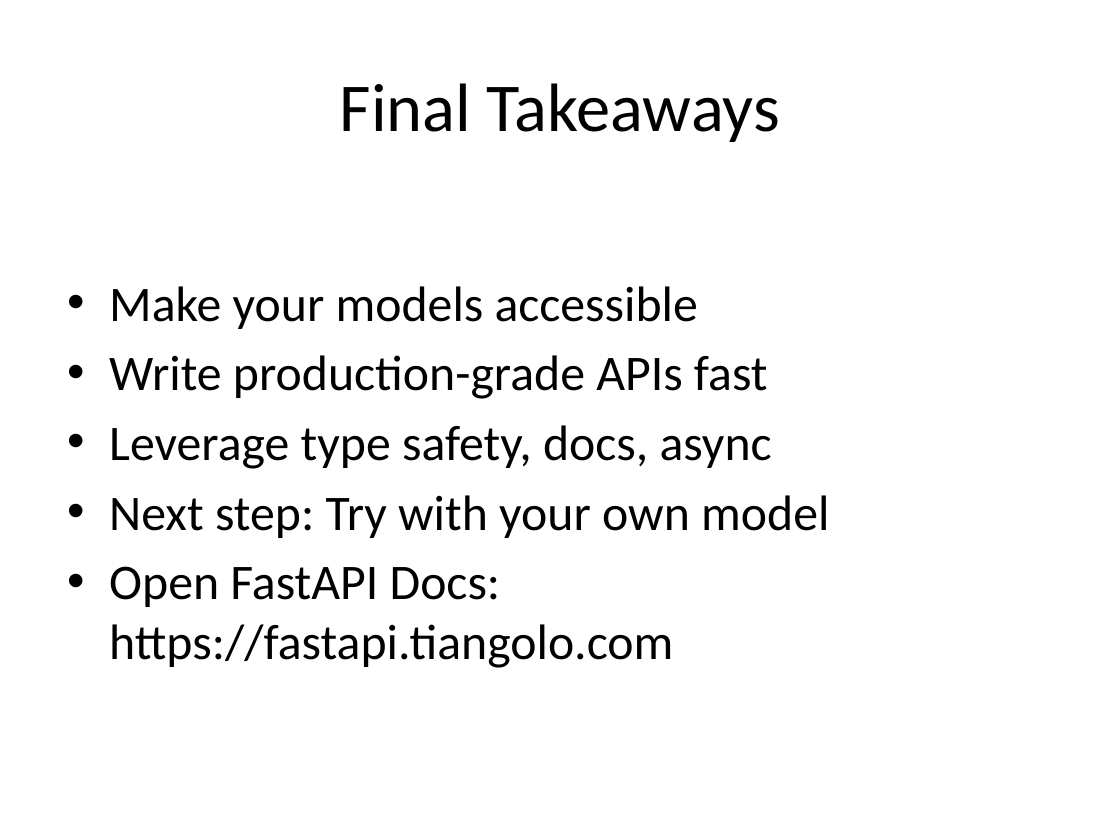
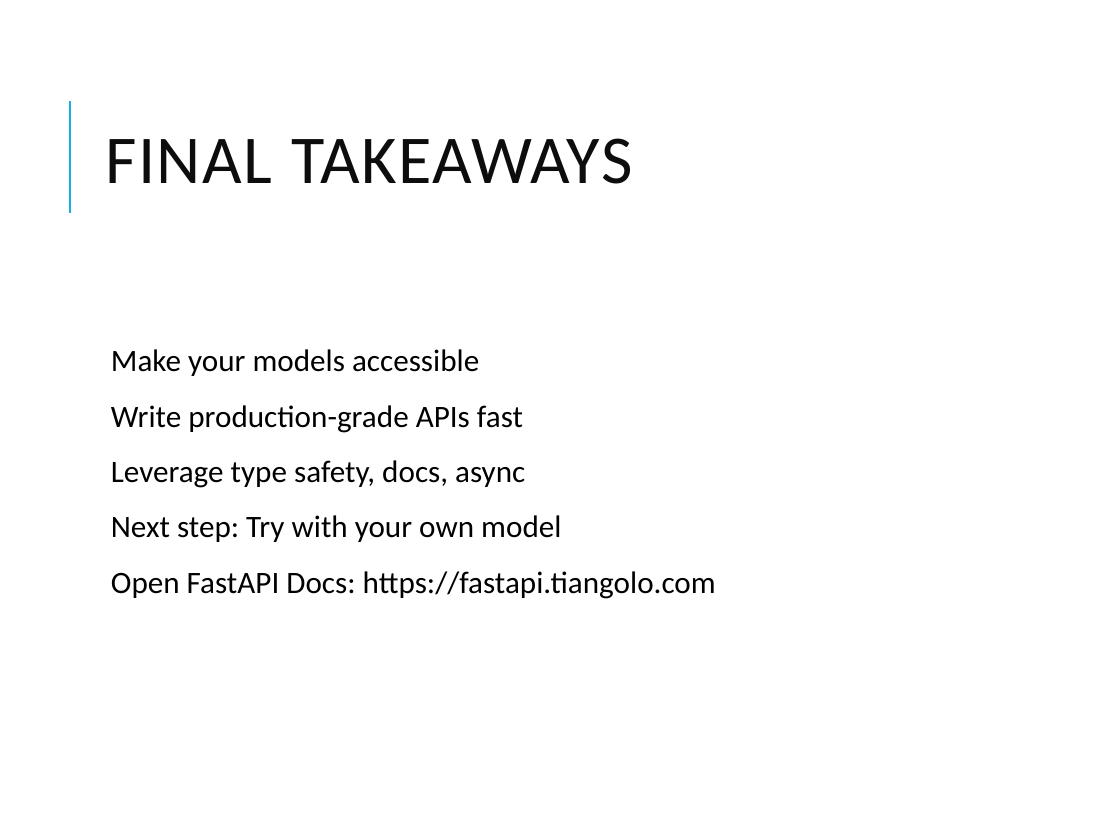
Before and after one commit to Gauransh13738/iris-assignment, a slide deck: slide 8 of FastAPI_by_Gauransh_Singh.pptx. Drawn at 1120x840 pixels with LibreOffice and Linux fonts; fonts in the diff are those of the drawing. Boxes give left, top, right and bottom in pixels: in the first picture for what was removed or moved away, otherwise in the second. Text is boxed around its words. In the diff, an @@ line names an element or a change of style, - is before the commit and + after.

```diff
--- a/FastAPI_by_Gauransh_Singh.pptx
+++ b/FastAPI_by_Gauransh_Singh.pptx
@@ line added from (69, 213) to (69, 101), #1CADE4 1.5 pt @@
@@ title at [105, 138, 633, 184]: text changed; text colour #000000 to #0D0D0D @@
-Final Takeaways
+FINAL TAKEAWAYS
@@ text "Make your models accessible": place and size @@
-text "Make your models accessible" at [109, 286, 829, 668]
+text "Make your models accessible" at [111, 349, 716, 599]
@@ text "Make your models accessible" at [111, 349, 716, 599]: size 32 to 20 pt; bullet • to  ; line spacing 1 to 0.9; more space between paragraphs @@
```
Also in this commit, not shown: 7 other slides changed.
